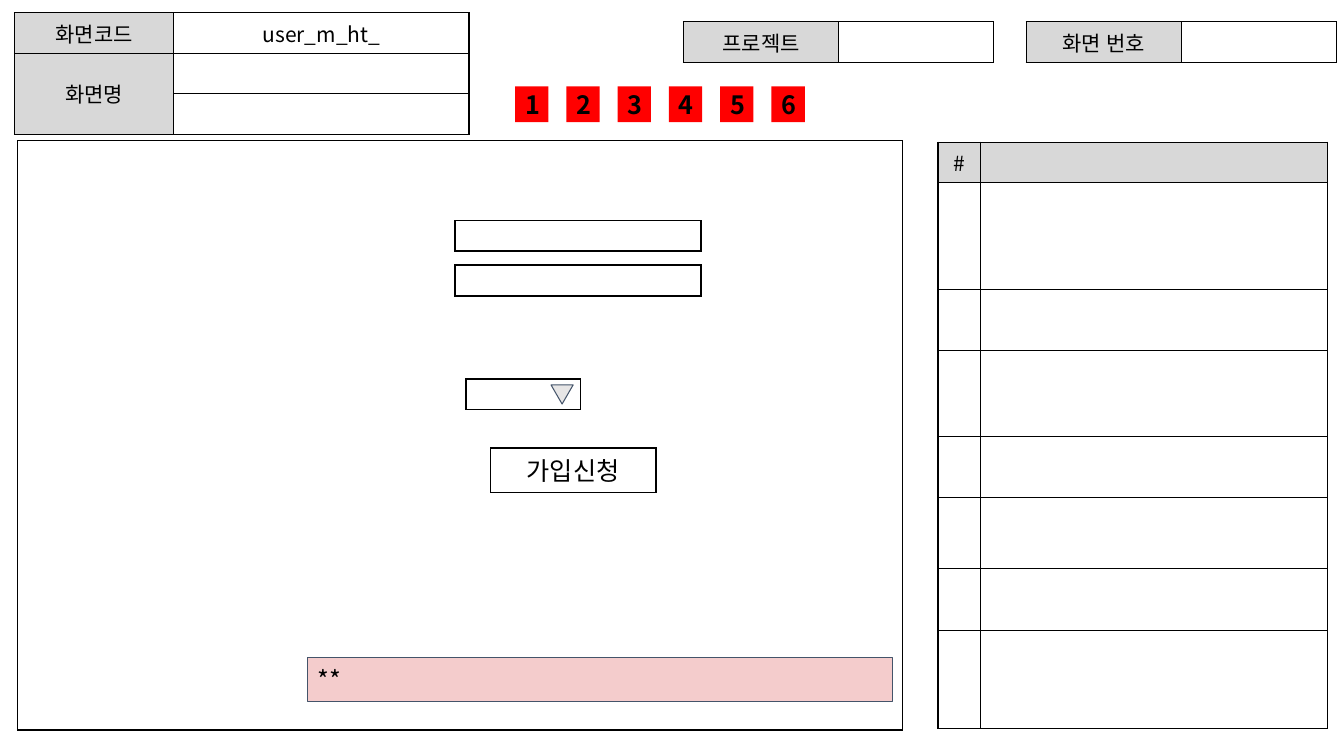
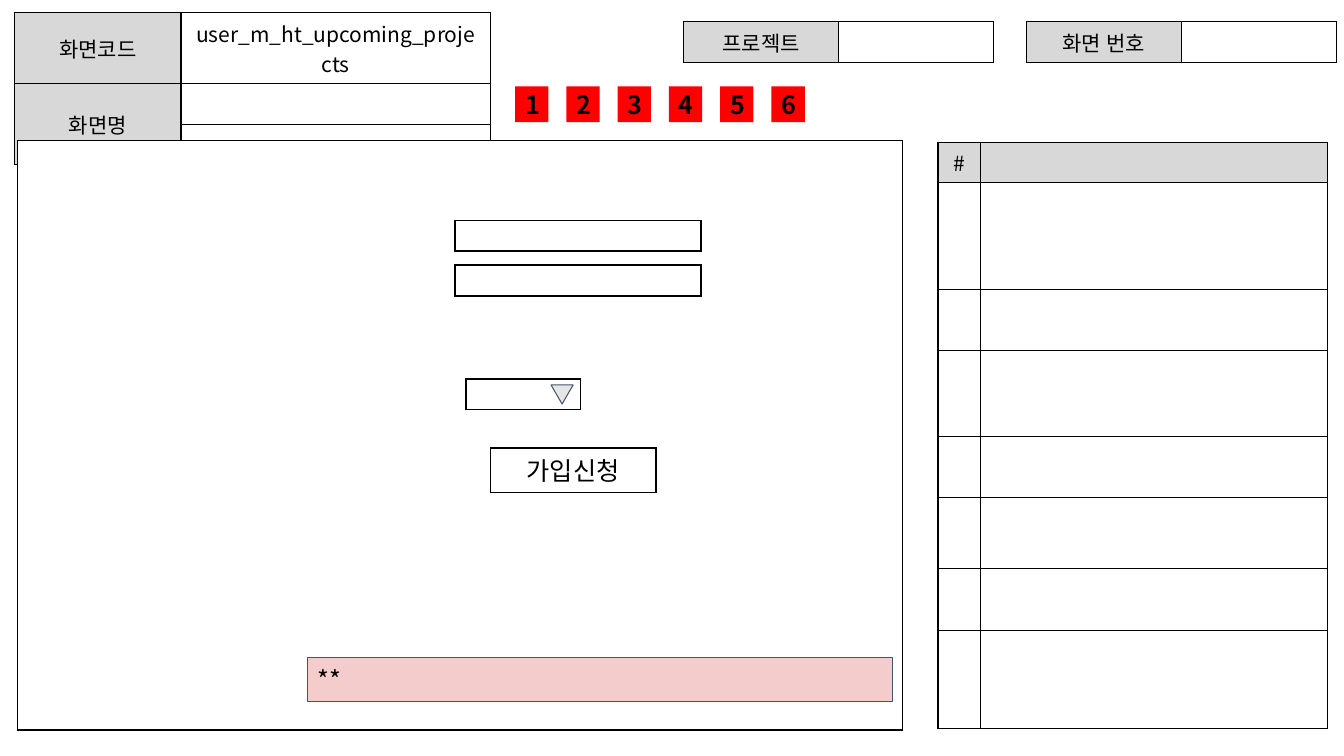
Before and after one commit to ezenteam2/EzenCrowdFunding, a slide deck: slide 13 of project03 화면설계서/project03 - 화면 설계서 - 현태.pptx. Drawn at 1344x756 pixels with LibreOffice and Linux fonts; fonts in the diff are those of the drawing. Boxes give left, top, right and bottom in pixels: in the first picture for what was removed or moved away, otherwise in the second. Text is boxed around its words. In the diff, an @@ line names an element or a change of style, - is before the commit and + after.

```diff
--- a/project03 화면설계서/project03 - 화면 설계서 - 현태.pptx
+++ b/project03 화면설계서/project03 - 화면 설계서 - 현태.pptx
@@ table at (14,13,490,139) @@
-row 1, column 2: user_m_ht_
+row 1, column 2: user_m_ht_upcoming_projects
@@ table: place and size @@
-table at (14,13,469,119)
+table at (14,13,490,139)
```
Also in this commit, not shown: 15 other slides changed, 2 slides removed, 1 other file.
